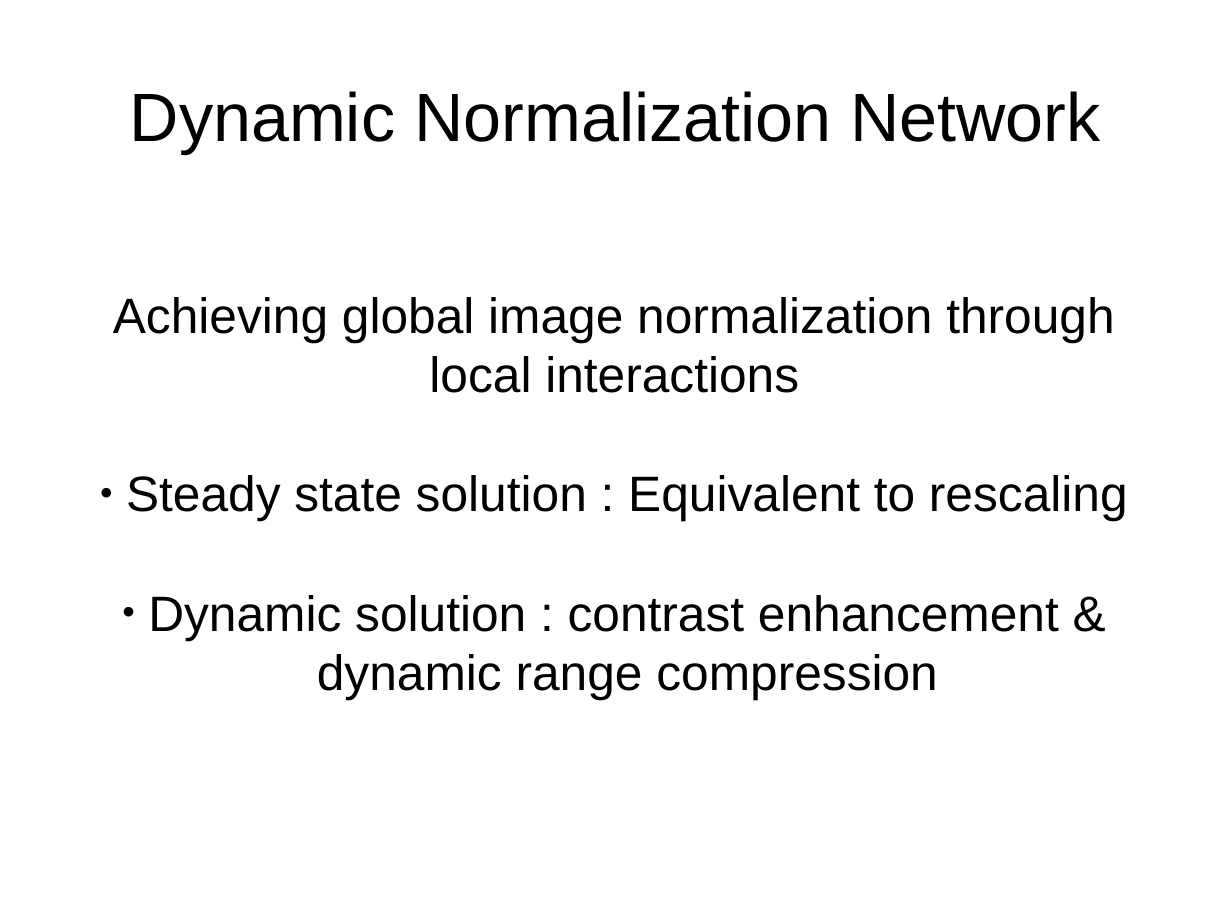
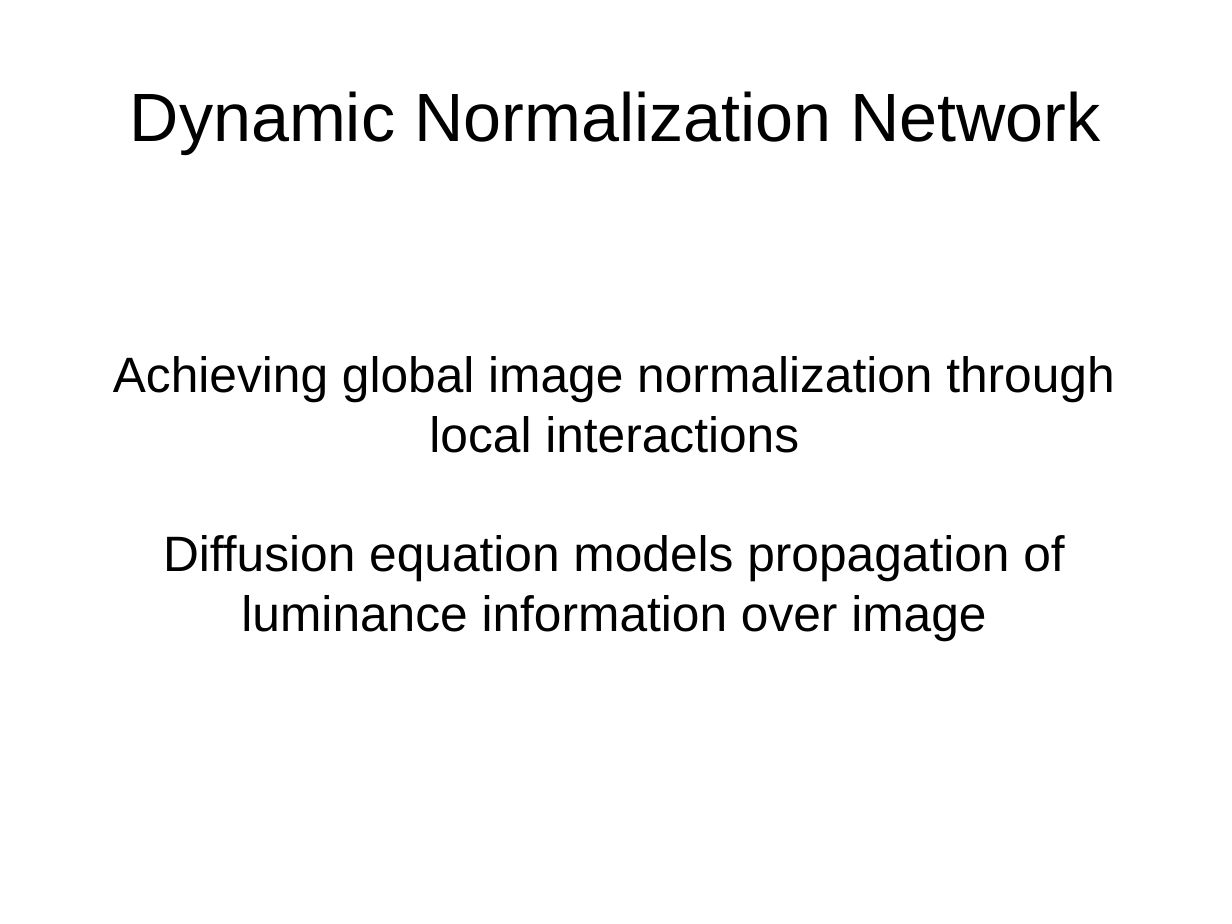
Before and after one commit to TUBvision/contAdapt_francis, a slide deck: slide 1 of Documents/Dynamic normalization model .odp. Drawn at 1232x924 pixels with LibreOffice and Linux fonts; fonts in the diff are those of the drawing. Boxes give left, top, right and bottom in pixels: in the first picture for what was removed or moved away, otherwise in the second. Text is boxed around its words. In the diff, an @@ line names an element or a change of style, - is before the commit and + after.

Commit message:
update presentation for dynamic normalization model

```diff
--- a/Documents/Dynamic normalization model .odp
+++ b/Documents/Dynamic normalization model .odp
@@ subtitle at box(163, 535, 1064, 640): text changed @@
-● Steady state solution : Equivalent to rescaling
-● Dynamic solution : contrast enhancement & dynamic range compression
+Diffusion equation models propagation of luminance information over image
```
Also in this commit, not shown: 5 other slides changed, 10 slides added, 2 slides removed, 10 other files.
